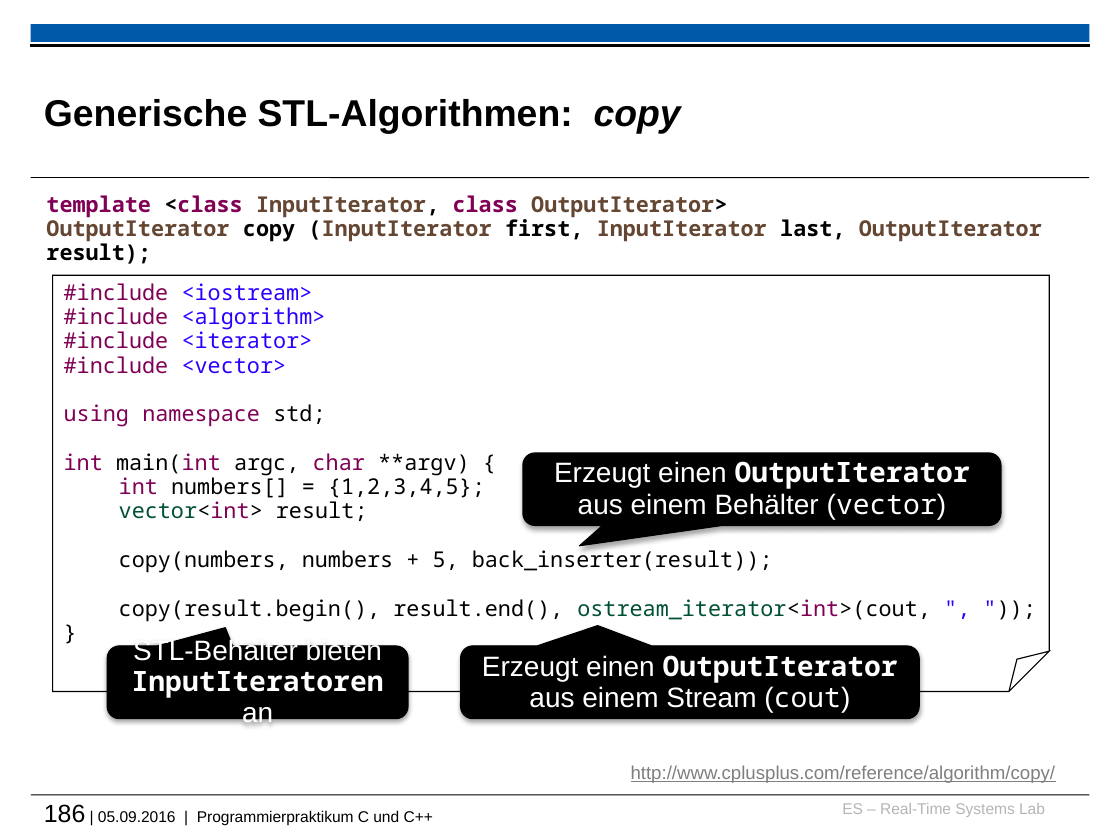
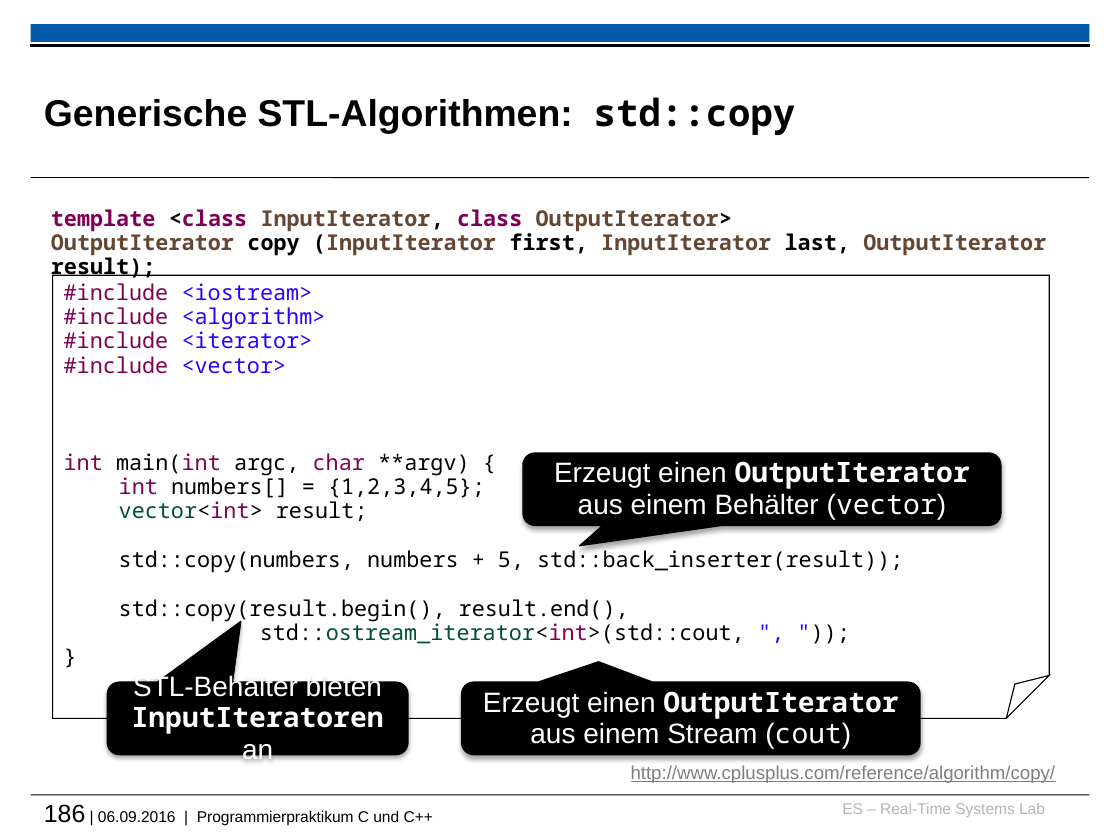
Before and after one commit to h82k/tud-cppp, a slide deck: slide 186 of cppp_lecture.pptx. Drawn at 1120x840 pixels with LibreOffice and Linux fonts; fonts in the diff are those of the drawing; background and template pictures are left out. Boxes give left, top, right and bottom in pixels: in the first picture for what was removed or moved away, otherwise in the second. Text is boxed around its words. In the diff, an @@ line names an element or a change of style, - is before the commit and + after.

```diff
--- a/cppp_lecture.pptx
+++ b/cppp_lecture.pptx
@@ title at (44,97,796,135): text changed @@
-Generische STL-Algorithmen: copy
+Generische STL-Algorithmen: std::copy
@@ text "template <class InputIterator, class OutputIterator>": place and size @@
-text "template <class InputIterator, class OutputIterator>" at (46,195,1042,264)
+text "template <class InputIterator, class OutputIterator>" at (51,209,1046,280)
@@ folded corner "#include <iostream>": place and size @@
-folded corner "#include <iostream>" at (53,276,1049,692)
+folded corner "#include <iostream>" at (53,276,1049,719)
@@ text in folded corner at (64,404,325,427): paragraph removed @@
-using namespace std;
@@ text in folded corner at (119,547,903,644): text changed @@
-copy(numbers, numbers + 5, back_inserter(result));
-copy(result.begin(), result.end(), ostream_iterator<int>(cout, ", "));
+std::copy(numbers, numbers + 5, std::back_inserter(result));
+std::copy(result.begin(), result.end(),
+std::ostream_iterator<int>(std::cout, ", "));
@@ rounded speech box "STL-Behälter bieten InputIteratoren an": place and size @@
-rounded speech box "STL-Behälter bieten InputIteratoren an" at (108,646,409,719)
+rounded speech box "STL-Behälter bieten InputIteratoren an" at (108,682,409,755)
@@ rounded speech box "STL-Behälter bieten InputIteratoren an" at (108,682,409,755): proportions changed @@
@@ rounded speech box "Erzeugt einen OutputIterator aus einem ...": place and size @@
-rounded speech box "Erzeugt einen OutputIterator aus einem ..." at (460,646,918,719)
+rounded speech box "Erzeugt einen OutputIterator aus einem ..." at (461,682,920,755)
@@ text at (44,804,433,825): text changed @@
-186 | 05.09.2016 | Programmierpraktikum C und C++
+186 | 06.09.2016 | Programmierpraktikum C und C++
```
Also in this commit, not shown: 19 other slides changed, 2 other files.
